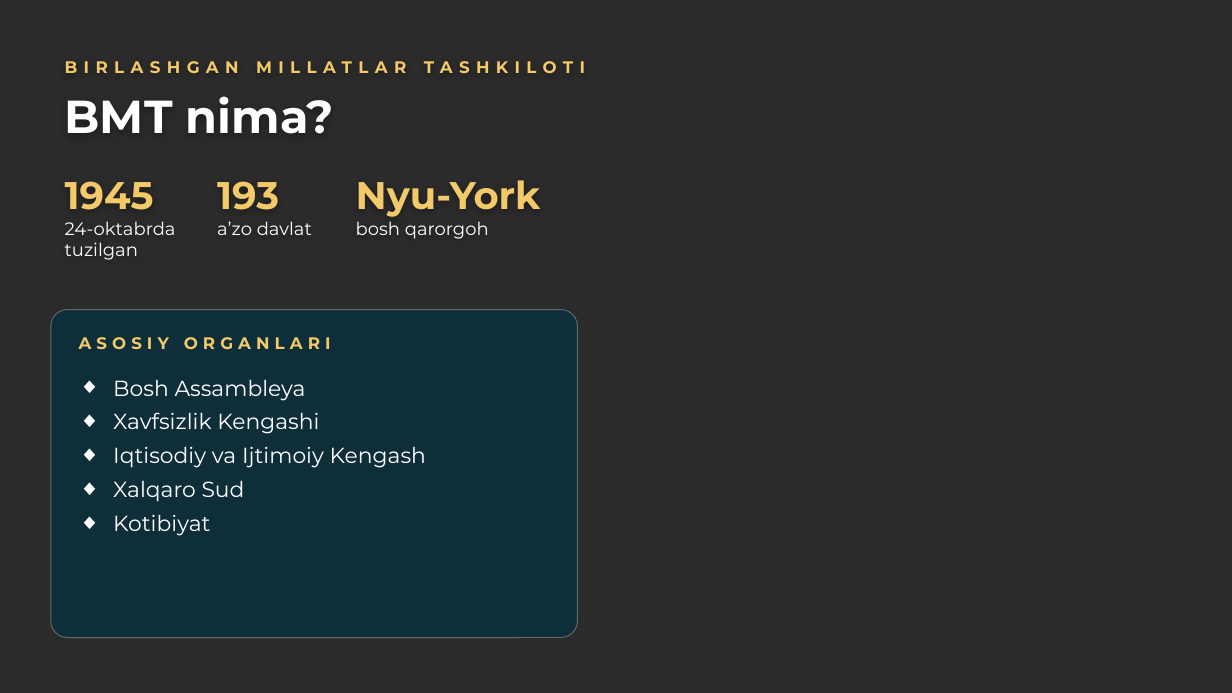
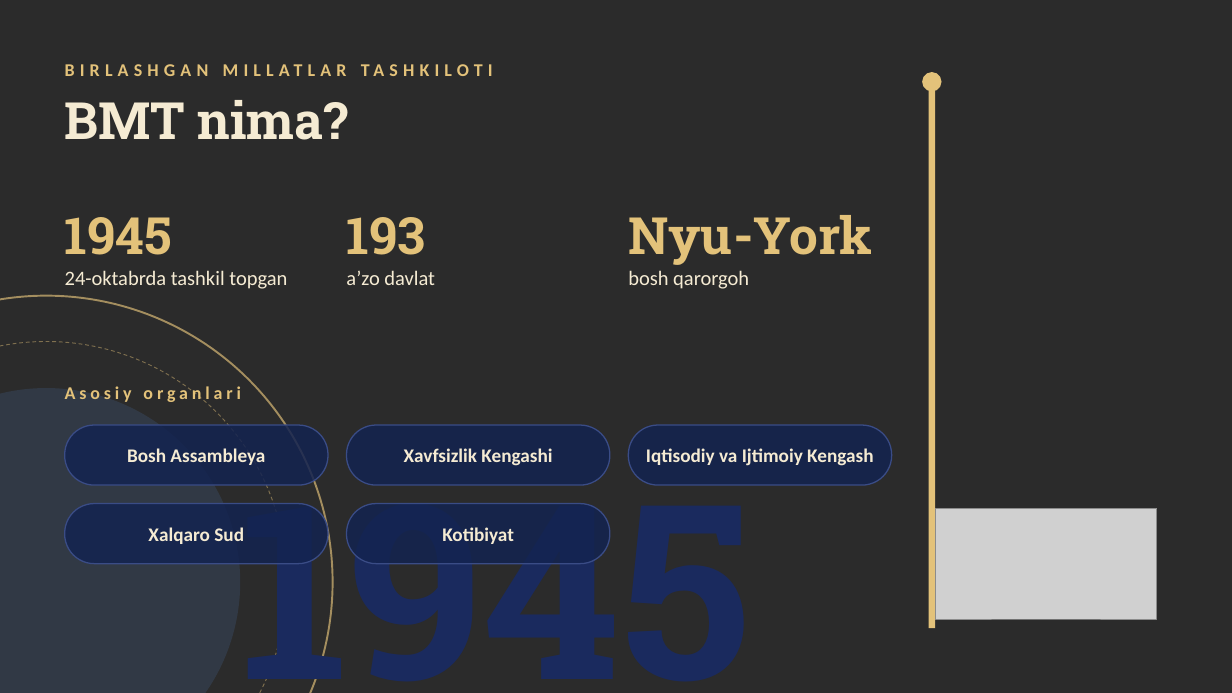
Before and after one commit to mmuhammadovv/mustaqil_ish_ay, a slide deck: slide 3 of alohida/BMT_himoya.pptx. Drawn at 1232x693 pixels with LibreOffice and Linux fonts; fonts in the diff are those of the drawing; grey boxes stand for pictures; background and template pictures are left out; a plain dark background stands for a picture behind light text. Boxes give left, top, right and bottom in pixels: in the first picture for what was removed or moved away, otherwise in the second. Text is boxed around its words. In the diff, an @@ line names an element or a change of style, - is before the commit and + after.

```diff
--- a/alohida/BMT_himoya.pptx
+++ b/alohida/BMT_himoya.pptx
@@ text "BIRLASHGAN MILLATLAR TASHKILOTI" at box(65, 51, 897, 88): size 13 to 14 pt, font Montserrat to Calibri, text colour #F3C969 to #E3C27A, letter spacing 5 to 4 pt @@
@@ text "BMT nima?" at box(65, 100, 348, 140): size 36 to 40 pt, font Montserrat to Roboto Slab, text colour #FFFFFF to #F5EBD3 @@
@@ ellipse added at box(922, 72, 942, 91), fill #E3C27A @@
@@ rectangle added at box(929, 83, 935, 628), fill #E3C27A @@
@@ text "193": place and size @@
-text "193" at box(217, 181, 312, 235)
+text "193" at box(346, 217, 435, 285)
@@ text "193" at box(346, 217, 435, 285): size 30 to 40 pt, font Montserrat to Roboto Slab, text colour #F3C969 to #E3C27A in "193"; size 14 to 16 pt, font Montserrat to Calibri, text colour #FFFFFF to #F5EBD3 in "aʼzo davlat" @@
@@ text "Nyu-York": place and size @@
-text "Nyu-York" at box(356, 180, 541, 239)
+text "Nyu-York" at box(628, 215, 872, 289)
@@ text "Nyu-York" at box(628, 215, 872, 289): size 30 to 40 pt, font Montserrat to Roboto Slab, text colour #F3C969 to #E3C27A in "Nyu-York"; size 14 to 16 pt, font Montserrat to Calibri, text colour #FFFFFF to #F5EBD3 in "bosh qarorgoh" @@
@@ text at box(65, 221, 176, 260): paragraph removed @@
-24-oktabrda tuzilgan
@@ text added at box(65, 217, 287, 289), 16 pt, text #F5EBD3 @@
+1945
+24-oktabrda tashkil topgan
@@ ellipse added at box(0, 296, 333, 693), outline #E3C27A 1.5 pt @@
@@ rounded rectangle removed at box(51, 310, 578, 638) @@
@@ ellipse added at box(0, 342, 287, 693), outline #E3C27A 0.75 pt dashed @@
@@ ellipse added at box(0, 388, 240, 693), fill #5B92E5 at 14% opacity @@
@@ text at box(65, 385, 241, 405): text changed; size 13 to 14 pt; font Montserrat to Calibri; text colour #F3C969 to #E3C27A @@
-ASOSIY ORGANLARI
+Asosiy organlari
@@ text "Asosiy organlari" at box(65, 385, 241, 405): vertical alignment top to middle @@
@@ text removed at box(113, 379, 426, 536) @@
-◆ Bosh Assambleya
-◆ Xavfsizlik Kengashi
-◆ Iqtisodiy va Ijtimoiy Kengash
-◆ Xalqaro Sud
-◆ Kotibiyat
@@ rounded rectangle added at box(65, 425, 328, 485), fill #132350 at 85% opacity, outline #3A4C86 1 pt @@
@@ text added at box(127, 448, 265, 465), 15 pt, text #F5EBD3, bold @@
+Bosh Assambleya
@@ rounded rectangle added at box(347, 425, 610, 485), fill #132350 at 85% opacity, outline #3A4C86 1 pt @@
@@ text added at box(404, 448, 552, 466), 15 pt, text #F5EBD3, bold @@
+Xavfsizlik Kengashi
@@ rounded rectangle added at box(628, 425, 892, 485), fill #132350 at 85% opacity, outline #3A4C86 1 pt @@
@@ text added at box(646, 448, 873, 466), 15 pt, text #F5EBD3, bold @@
+Iqtisodiy va Ijtimoiy Kengash
@@ text "1945": place and size @@
-text "1945" at box(65, 181, 176, 260)
+text "1945" at box(240, 456, 751, 693)
@@ text "1945" at box(240, 456, 751, 693): size 30 to 190 pt, font Montserrat to Roboto Slab, text colour #F3C969 to #1A2A5E; vertical alignment top to middle @@
@@ rounded rectangle added at box(65, 504, 328, 564), fill #132350 at 85% opacity, outline #3A4C86 1 pt @@
@@ rounded rectangle added at box(347, 504, 610, 564), fill #132350 at 85% opacity, outline #3A4C86 1 pt @@
@@ picture added at box(935, 508, 1157, 619) @@
@@ text added at box(148, 527, 244, 544), 15 pt, text #F5EBD3, bold @@
+Xalqaro Sud
@@ text added at box(442, 527, 514, 544), 15 pt, text #F5EBD3, bold @@
+Kotibiyat
```
Also in this commit, not shown: 8 other slides changed, 1 slide removed, 3 other files.
